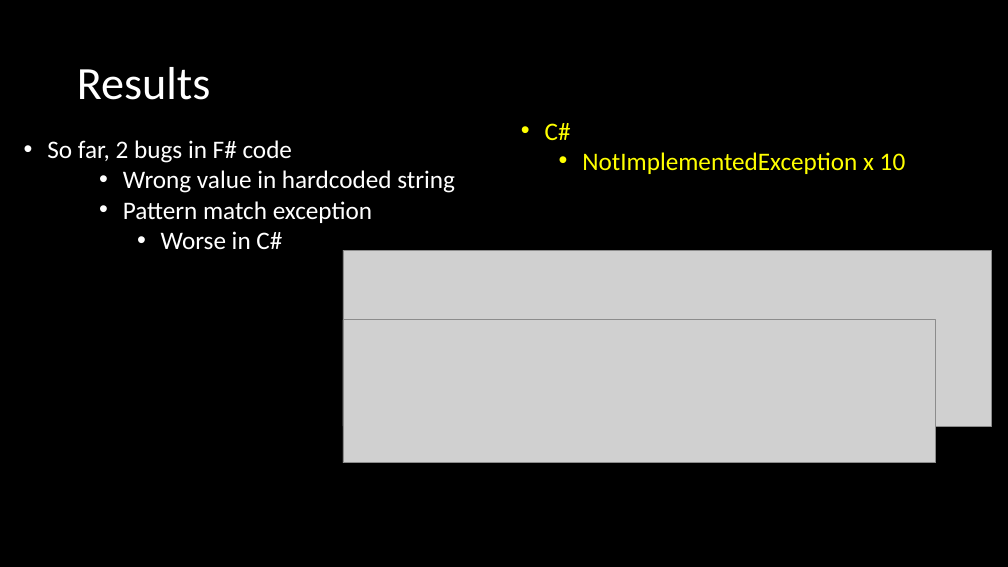
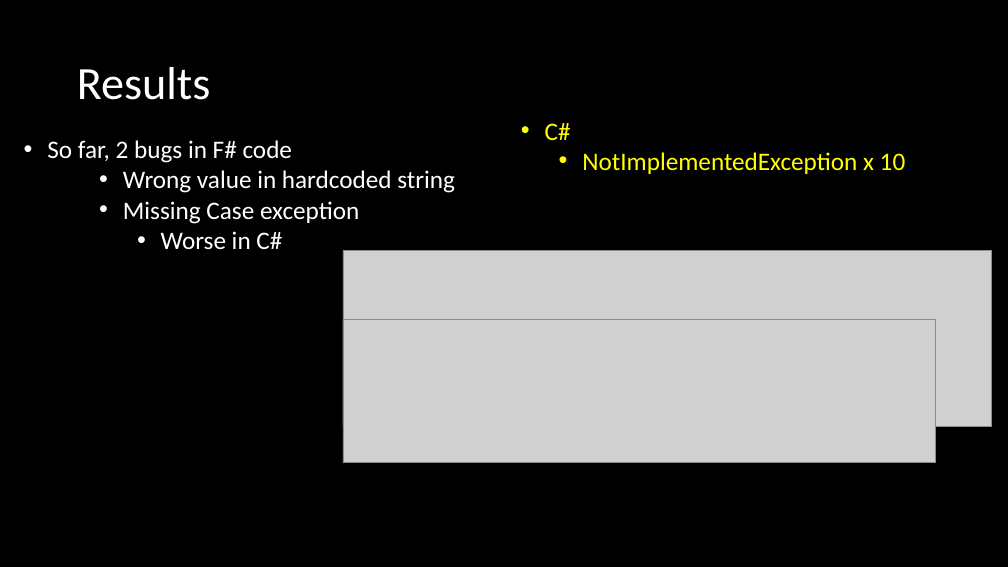
Before and after one commit to jaydpather/FSharpETLDemo, a slide deck: slide 8 of presentations/FSharpETLDemo.pptx. Drawn at 1008x567 pixels with LibreOffice and Linux fonts; fonts in the diff are those of the drawing; grey boxes stand for pictures. Boxes give left, top, right and bottom in pixels: in the first picture for what was removed or moved away, otherwise in the second. Text is boxed around its words. In the diff, an @@ line names an element or a change of style, - is before the commit and + after.

Commit message:
updated presentation

```diff
--- a/presentations/FSharpETLDemo.pptx
+++ b/presentations/FSharpETLDemo.pptx
@@ text at (x1=123, y1=201, x2=359, y2=224): text changed @@
-    • Pattern match exception
+    • Missing Case exception
```
Also in this commit, not shown: 3 other files.
